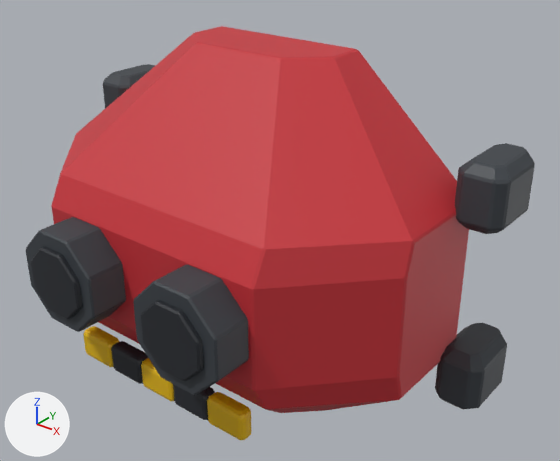
What one commit did to the FBX model Assets/Resources/ClamshellMeshes/LowerArmBack_Set04_Ripjaw.fbx.
Both versions are drawn from a 50 mm lens placed at (0.402, -0.51, 0.301), pointed at (0.035, -0.051, 0.017). The axes (+X, +Y, +Z) are drawn at lower left. The lights are the same throughout. The first picture is the older version. Where no turn or scale is listed for an object, it has been applied to the vertices.

The first picture shows 'LowerArmBack_Set04_Ripjaw'.
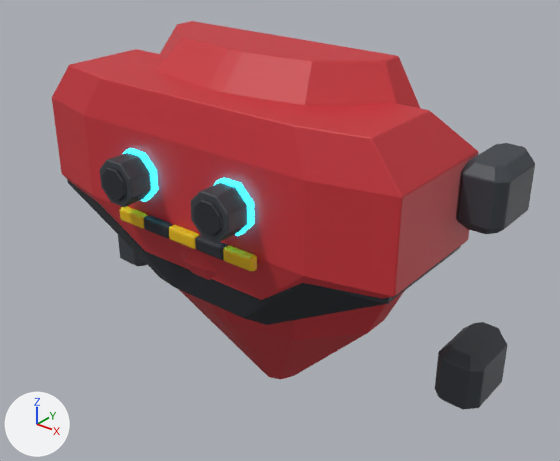
Changed parts and their boxes (x1, y1, x2, y2) in the pictures (560 x 461 px; the box of a moved part takes in the faces that stretch with it):
'LowerArmBack_Set04_Ripjaw', reshaped (6% shorter): before (26, 26, 535, 440); after (52, 21, 535, 410)
part 1 of me_lowerarmback_set04_ripjaw_001, moved or reshaped: before (26, 217, 126, 332); after (100, 153, 151, 207)
part 2 of me_lowerarmback_set04_ripjaw_001, moved or reshaped: before (31, 247, 83, 319); after (102, 167, 127, 201)
part 3 of me_lowerarmback_set04_ripjaw_001, moved or reshaped (not visible before): after (123, 148, 158, 202)
part 4 of me_lowerarmback_set04_ripjaw_001, moved or reshaped: before (133, 264, 249, 395); after (191, 183, 248, 243)
part 5 of me_lowerarmback_set04_ripjaw_001, moved or reshaped: before (141, 300, 204, 381); after (194, 199, 222, 236)
part 6 of me_lowerarmback_set04_ripjaw_001, moved or reshaped (not visible before): after (214, 178, 254, 236)
part 7 of me_lowerarmback_set04_ripjaw_001, moved or reshaped: before (83, 326, 119, 367); after (120, 206, 148, 228)
part 8 of me_lowerarmback_set04_ripjaw_001, moved or reshaped: before (111, 341, 148, 384); after (144, 215, 173, 238)
part 9 of me_lowerarmback_set04_ripjaw_001, moved or reshaped: before (141, 358, 174, 401); after (169, 225, 199, 249)
part 10 of me_lowerarmback_set04_ripjaw_001, moved or reshaped: before (173, 384, 215, 420); after (195, 235, 227, 260)
part 11 of me_lowerarmback_set04_ripjaw_001, moved or reshaped: before (207, 392, 251, 440); after (223, 246, 257, 271)
part 12 of me_lowerarmback_set04_ripjaw_001, rebuilt: before (51, 26, 469, 413); after (157, 21, 420, 379)
part 13 of me_lowerarmback_set04_ripjaw_001, added: after (67, 179, 461, 325)
part 14 of me_lowerarmback_set04_ripjaw_001, added (red): after (52, 49, 478, 300)
part 15 of me_lowerarmback_set04_ripjaw_001, moved or reshaped (not visible before): after (118, 235, 147, 266)
part 16 of me_lowerarmback_set04_ripjaw_001, moved or reshaped (not visible afterwards): before (103, 64, 155, 108)
part 17 of me_lowerarmback_set04_ripjaw_001, moved or reshaped: before (435, 323, 507, 410); after (435, 322, 507, 410)
part 18 of me_lowerarmback_set04_ripjaw_001, moved or reshaped: before (455, 143, 535, 234); after (456, 143, 535, 234)

Diff of the bpy script that builds the scene:
```diff
--- a/Assets/Resources/ClamshellMeshes/LowerArmBack_Set04_Ripjaw.fbx.py
+++ b/Assets/Resources/ClamshellMeshes/LowerArmBack_Set04_Ripjaw.fbx.py
@@ me_lowerarmback_set04_ripjaw_001 @@
-me_lowerarmback_set04_ripjaw_001.from_pydata(...)  # 1128 vertices, 1174 faces; spans x -0.215..0.215, y -0.21..0.03, z -0.165..0.165
+me_lowerarmback_set04_ripjaw_001.from_pydata(...)  # 1252 vertices, 1297 faces; spans x -0.215..0.215, y -0.154..0.03, z -0.165..0.165
+# me_lowerarmback_set04_ripjaw_001 part 1: the loose piece of 48 vertices spanning x -0.104..-0.024, y -0.205..-0.157, z -0.04..0.04 is scaled about its middle by (0.453, 0.545, 0.453), then moved by (0.014, 0.043, 0.069)
+# me_lowerarmback_set04_ripjaw_001 part 2: the loose piece of 48 vertices spanning x -0.092..-0.036, y -0.21..-0.157, z -0.028..0.028 is scaled about its middle by (0.452, 0.545, 0.452), then moved by (0.014, 0.044, 0.069)
+# me_lowerarmback_set04_ripjaw_001 part 3: the loose piece of 48 vertices spanning x -0.109..-0.019, y -0.167..-0.157, z -0.045..0.045 is scaled about its middle by (0.453, 0.545, 0.453), then moved by (0.014, 0.034, 0.069)
+# me_lowerarmback_set04_ripjaw_001 part 4: the loose piece of 48 vertices spanning x 0.024..0.104, y -0.205..-0.157, z -0.04..0.04 is scaled about its middle by (0.453, 0.545, 0.453), then moved by (-0.014, 0.043, 0.069)
+# me_lowerarmback_set04_ripjaw_001 part 5: the loose piece of 48 vertices spanning x 0.036..0.092, y -0.21..-0.157, z -0.028..0.028 is scaled about its middle by (0.452, 0.545, 0.452), then moved by (-0.014, 0.044, 0.069)
+# me_lowerarmback_set04_ripjaw_001 part 6: the loose piece of 48 vertices spanning x 0.019..0.109, y -0.167..-0.157, z -0.045..0.045 is scaled about its middle by (0.453, 0.545, 0.453), then moved by (-0.014, 0.034, 0.069)
+# me_lowerarmback_set04_ripjaw_001 part 7: the loose piece of 84 vertices spanning x -0.094..-0.056, y -0.17..-0.157, z -0.1..-0.074 is scaled about its middle by (0.819, 0.545, 0.441), then moved by (0.016, 0.035, 0.117)
+# me_lowerarmback_set04_ripjaw_001 part 8: the loose piece of 84 vertices spanning x -0.056..-0.018, y -0.17..-0.157, z -0.1..-0.074 is scaled about its middle by (0.819, 0.545, 0.441), then moved by (0.008, 0.035, 0.117)
+# me_lowerarmback_set04_ripjaw_001 part 9: the loose piece of 84 vertices spanning x -0.019..0.019, y -0.17..-0.157, z -0.1..-0.074 is scaled about its middle by (0.819, 0.545, 0.441), then moved by (0.0, 0.035, 0.117)
+# me_lowerarmback_set04_ripjaw_001 part 10: the loose piece of 84 vertices spanning x 0.018..0.056, y -0.17..-0.157, z -0.1..-0.074 is scaled about its middle by (0.819, 0.545, 0.441), then moved by (-0.008, 0.035, 0.117)
+# me_lowerarmback_set04_ripjaw_001 part 11: the loose piece of 84 vertices spanning x 0.056..0.094, y -0.17..-0.157, z -0.1..-0.074 is scaled about its middle by (0.819, 0.545, 0.441), then moved by (-0.016, 0.035, 0.117)
+# me_lowerarmback_set04_ripjaw_001 part 12: the loose piece of 84 vertices spanning x -0.18..0.18, y -0.173..0.0, z -0.165..0.165 is rebuilt with 88 vertices and now spans x -0.148..0.148, y -0.125..0.0, z -0.165..0.165
+# me_lowerarmback_set04_ripjaw_001 part 13: a new loose piece of 60 vertices spanning x -0.175..0.175, y -0.121..0.0, z -0.041..0.13, in mat_dark (black #23272d)
+# me_lowerarmback_set04_ripjaw_001 part 14: a new loose piece of 60 vertices spanning x -0.18..0.18, y -0.125..0.0, z -0.033..0.139, in mat_shell (red #c83038)
+# me_lowerarmback_set04_ripjaw_001 part 15: 20 vertices moved within x -0.215..-0.175, y -0.03..0.023, z -0.106..-0.053; 50 vertices removed from x -0.215..-0.175, y -0.03..0.03, z -0.106..-0.053; 50 vertices added at x -0.215..-0.175, y -0.03..0.03, z -0.106..-0.053
+# me_lowerarmback_set04_ripjaw_001 part 16: 20 vertices moved within x -0.215..-0.175, y -0.03..0.023, z 0.053..0.106; 50 vertices removed from x -0.215..-0.175, y -0.03..0.03, z 0.053..0.106; 50 vertices added at x -0.215..-0.175, y -0.03..0.03, z 0.053..0.106
+# me_lowerarmback_set04_ripjaw_001 part 17: 20 vertices moved within x 0.175..0.215, y -0.03..0.023, z -0.106..-0.053; 50 vertices removed from x 0.175..0.215, y -0.03..0.03, z -0.106..-0.053; 50 vertices added at x 0.175..0.215, y -0.03..0.03, z -0.106..-0.053
+# me_lowerarmback_set04_ripjaw_001 part 18: 20 vertices moved within x 0.175..0.215, y -0.03..0.023, z 0.053..0.106; 50 vertices removed from x 0.175..0.215, y -0.03..0.03, z 0.053..0.106; 50 vertices added at x 0.175..0.215, y -0.03..0.03, z 0.053..0.106
 me_lowerarmback_set04_ripjaw_001.materials.append(mat_shell)
```
